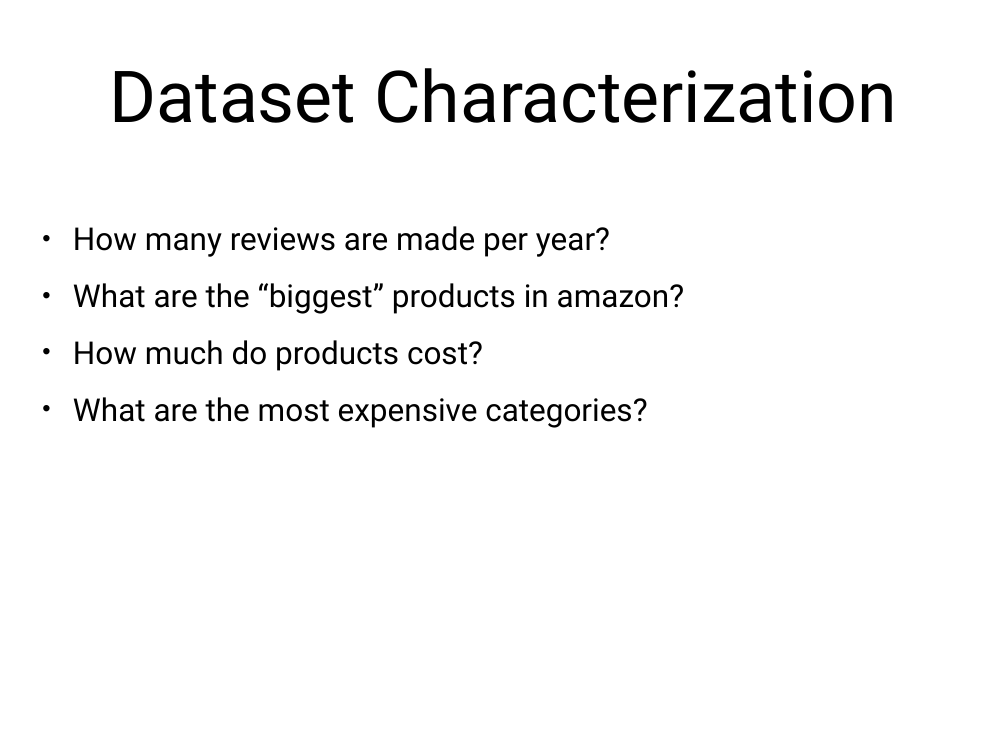
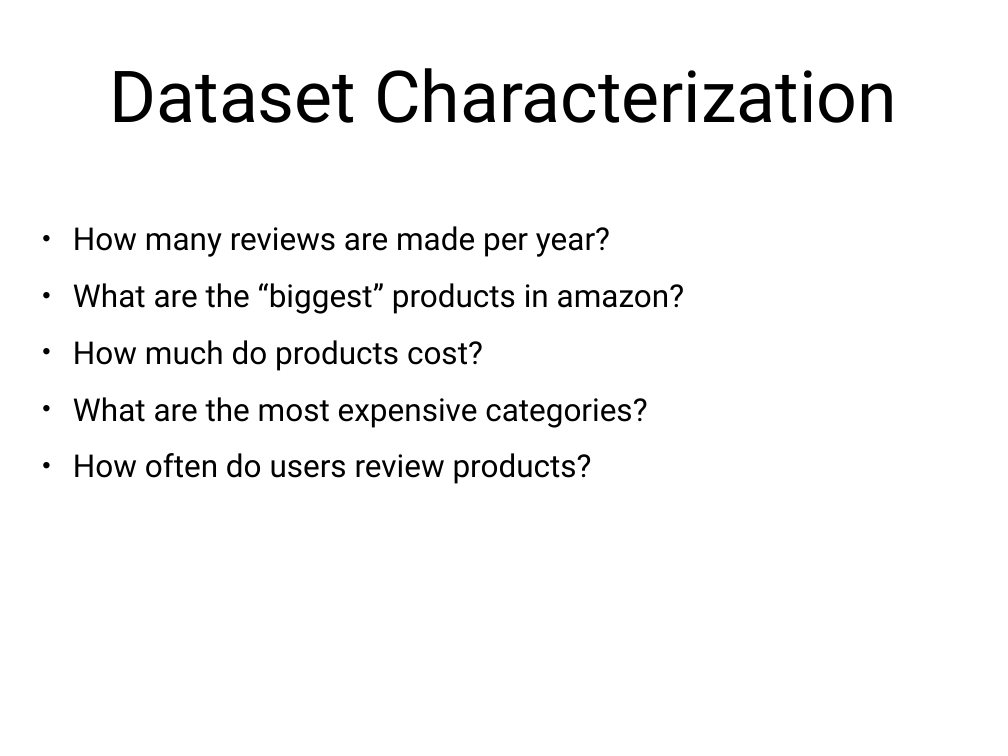
Before and after one commit to jcarreira/amazon-study, a slide deck: slide 9 of presentation/jcarreira_presentation.pptx. Drawn at 1008x756 pixels with LibreOffice and Linux fonts; fonts in the diff are those of the drawing. Boxes give left, top, right and bottom in pixels: in the first picture for what was removed or moved away, otherwise in the second. Text is boxed around its words. In the diff, an @@ line names an element or a change of style, - is before the commit and + after.

```diff
--- a/presentation/jcarreira_presentation.pptx
+++ b/presentation/jcarreira_presentation.pptx
@@ text at bbox=[73, 453, 592, 484]: paragraph added @@
+• How often do users review products?
```
Also in this commit, not shown: 6 other slides changed, 3 slides added, 1 slide removed, 2 other files.
